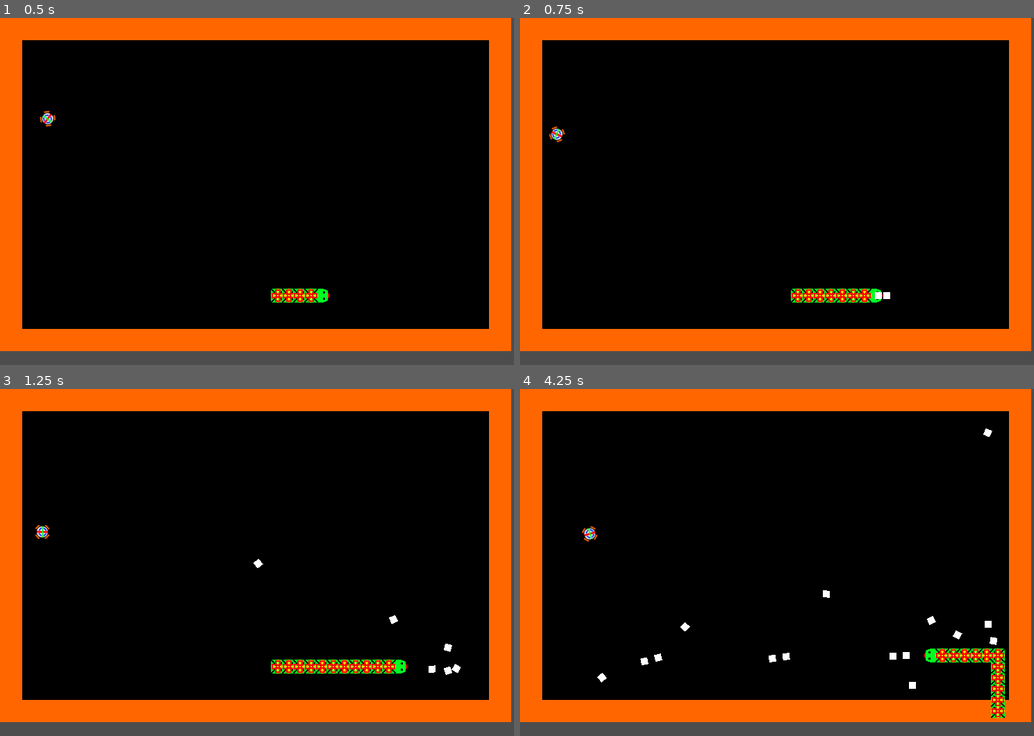
Above: before the commit, frames 1-4 (two rows, left to right).
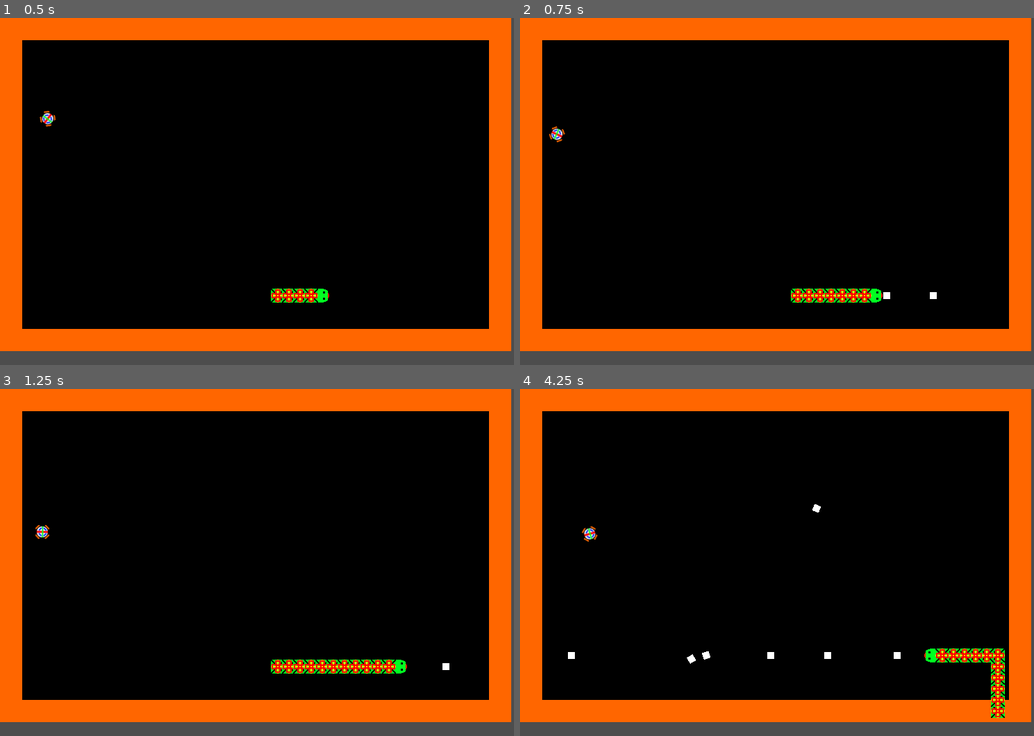
Above: after the commit, the same moments.

Repository: kylemsguy/ShootySnake2
Game: Godot game, scene res://levels/Level1.tscn
Same seed, same stepped clock (60 frames per second), same inputs: the game is played once before the commit and once after it.
Inputs:
- Up to frame 1 (0.5 s): no input
- Up to frame 2 (0.75 s): hold Right (right) from 0.53 s (still down); hold Space (shoot) from 0.53 s (still down)
- Up to frame 3 (1.25 s): keep holding Right (right); keep holding Space (shoot)
- Up to frame 4 (4.25 s): release Right (right) at 1.28 s; release Space (shoot) at 1.28 s; hold Down (down) 1.28-2.03 s; tap Space (shoot) at 1.35, 2.85 s; hold Right (right) 2.03-2.78 s; hold Space (shoot) 2.03-2.78 s; hold Up (up) 2.78-3.53 s; hold Left (left) from 3.53 s (still down); hold Space (shoot) from 3.53 s (still down)

Frame 1 is identical in both runs. In frame 2, less than 0.1% of the frame differs, in the area x 69-82%, y 79-81%; in frame 3, 0.2%; in frame 4, 0.6%, in the area x 9-93%, y 11-87%.

Commit message:
Add initial velocity to bullet

Diff:
--- a/entities/snake/snake.gd
+++ b/entities/snake/snake.gd
@@ -12,7 +12,8 @@
 var curr_time = 0
 var next_rotate = null
 var next_shoot = false
-const bullet_step = 16
+const bullet_offset = 16
+const bullet_speed = 1000
 
 func create_body_segment():
 	new_snake_segments.append(snake_body_template.instantiate())
@@ -26,17 +27,23 @@
 func create_bullet():
 	var direction = $SnakeHead.direction
 	var position = $SnakeHead.position
+	var velocity = Vector2()
 	if direction == Global.MOVE_SET.UP:
-		position.y -= bullet_step
+		velocity.y = -bullet_speed
+		position.y -= bullet_offset
 	elif direction == Global.MOVE_SET.RIGHT:
-		position.x += bullet_step
+		velocity.x = bullet_speed
+		position.x += bullet_offset
 	elif direction == Global.MOVE_SET.DOWN:
-		position.y += bullet_step
+		velocity.y = bullet_speed
+		position.y += bullet_offset
 	elif direction == Global.MOVE_SET.LEFT:
-		position.x -= bullet_step
+		velocity.x = -bullet_speed
+		position.x -= bullet_offset
 
 	var bullet = bullet_template.instantiate()
 	bullet.position = position
+	bullet.linear_velocity = velocity
 	add_child(bullet)
 	$AudioStreamPlayer2D.set_stream(pew_sfx)
 	$AudioStreamPlayer2D.play()
--- a/levels/Level1.gd
+++ b/levels/Level1.gd
@@ -1,6 +1,6 @@
 extends Node2D
 
-var food = load("res://entities/food/food.tscn")
+var food_template = load("res://entities/food/food.tscn")
 var snake_template = load("res://entities/snake/snake.tscn")
 
 # upper bounds for width/height
@@ -12,7 +12,7 @@
 
 # Called when the node enters the scene tree for the first time.
 func _ready():
-	var food = food.instantiate()
+	var food = food_template.instantiate()
 	food.position.x = 100
 	food.position.y = 100
 	add_child(food)
